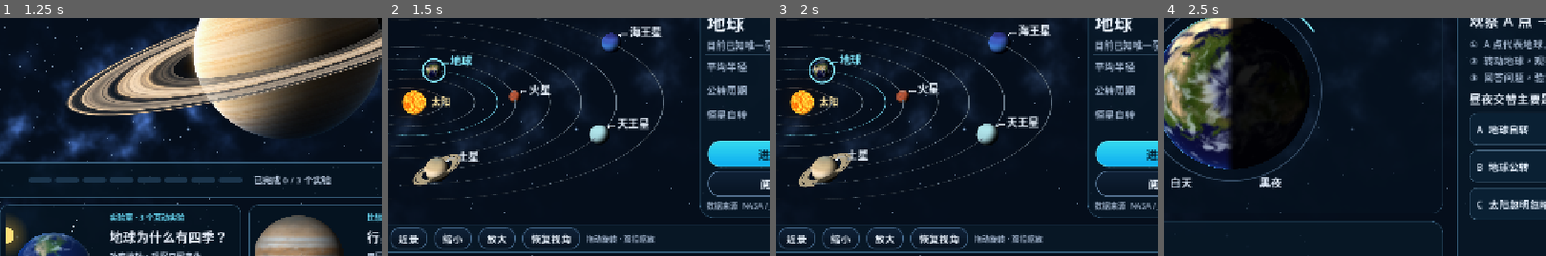
Above: before the commit, frames 1-4 (left to right).
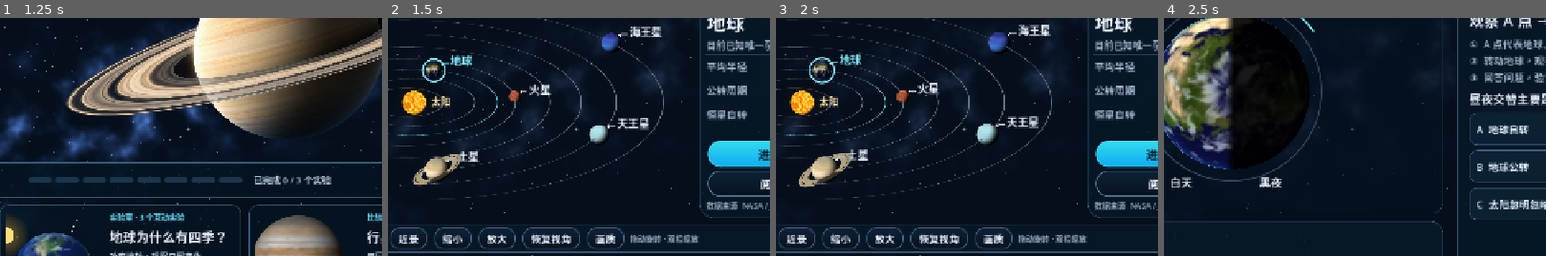
Above: after the commit, the same moments.

Repository: jiapeng-github/solar-system-explorer
Game: Godot game, scene res://scenes/main.tscn
Same seed, same stepped clock (60 frames per second), same inputs: the game is played once before the commit and once after it. Sound files missing from this copy of the repository are replaced by a short silence.
Inputs:
- Up to frame 1 (1.25 s): click "出发" at 0.5 s
- Up to frame 2 (1.5 s): click "探索" at 1.25 s
- Up to frame 3 (2 s): no input
- Up to frame 4 (2.5 s): click "实验室" at 2 s
The pictures show only the part of the screen within x 34-84%, y 29-79%; the shares and areas given below are measured in that part.

Frame 1 is identical in both runs. In frame 2, 0.8% of the frame differs, in the area x 52-82%, y 88-97%; in frame 3, 0.8%; in frame 4, nothing differs.

Commit message:
Fix portrait touch scrolling and expose graphics settings
Let Home and Progress cards pass drag events to the scroll container. Keep HD as the initial preset and restore saved graphics quality. Sample the camera transition deterministically in the regression test.

Diff:
--- a/scripts/app.gd
+++ b/scripts/app.gd
@@ -109,8 +109,6 @@
 		return
 	progress.load_progress()
 	quality.load_settings()
-	# The public app now always starts in HD, including upgrades from older settings.
-	quality.level = 2
 	for i in range(catalog.size()):
 		if catalog[i].id == progress.data.selected:
 			selected_index = i
@@ -180,6 +178,7 @@
 	_body.size_flags_vertical = Control.SIZE_EXPAND_FILL
 	var body_scroll := ScrollContainer.new()
 	_body_scroll = body_scroll
+	body_scroll.scroll_deadzone = 10
 	body_scroll.size_flags_vertical = Control.SIZE_EXPAND_FILL
 	body_scroll.horizontal_scroll_mode = ScrollContainer.SCROLL_MODE_DISABLED
 	_layout.add_child(body_scroll)
@@ -486,6 +485,8 @@
 	zoom_in.custom_minimum_size.x = 44
 	zoom_in.tooltip_text = "放大（也可双指张开或滚轮向上）"
 	_button("恢复视角",controls,func() -> void: _restore_view_from_ui())
+	var quality_button := _button("画质",controls,_show_settings,false,"tap")
+	quality_button.name = "GraphicsQuality"
 	var gesture_hint := _label("拖动旋转 · 双指缩放",controls,13,MUTED)
 	gesture_hint.size_flags_vertical = Control.SIZE_SHRINK_CENTER
 	for control in controls.get_children():
@@ -1091,6 +1092,7 @@
 
 func _input(event: InputEvent) -> void:
 	if page != "explore" or not is_instance_valid(_scene_container): return
+	if _settings.visible or _sources.visible: return
 	if not (event is InputEventScreenTouch or event is InputEventScreenDrag): return
 	var local_event := _scene_container.make_input_local(event)
 	if event is InputEventScreenTouch and event.pressed:
@@ -1131,6 +1133,7 @@
 func _build_settings() -> void:
 	_settings = AcceptDialog.new()
 	_settings.title = "画质设置"
+	_settings.ok_button_text = "完成"
 	_settings.add_theme_stylebox_override("panel",_style(PANEL,16,16))
 	_settings.add_theme_stylebox_override("embedded_border",_style(PANEL,16,16))
 	var content := VBoxContainer.new()
@@ -1138,11 +1141,13 @@
 	_settings.add_child(content)
 	_quality_picker = OptionButton.new()
 	_quality_picker.custom_minimum_size.y = 52
+	_quality_picker.accessibility_name = "画质档位"
 	for preset in quality.PRESETS: _quality_picker.add_item(preset)
 	_quality_picker.select(quality.level)
 	_quality_picker.item_selected.connect(_set_quality)
 	content.add_child(_quality_picker)
-	_quality_note = _label("",content,17,MUTED)
+	CompareControls.option(_quality_picker)
+	_quality_note = _label("当前画质："+quality.PRESETS[quality.level],content,17,MUTED)
 	_label("流畅：关闭抗锯齿、云层和光晕\n均衡：2× 抗锯齿，保留云层与大气\n高清：4× 抗锯齿，增加太阳光晕",content,16,MUTED)
 	_label("设置立即生效并保存在本机。",content,16,MUTED)
 	_button("资料与模型说明",content,func() -> void: _settings.hide(); _show_sources())
@@ -1151,7 +1156,7 @@
 	add_child(_settings)
 
 func _show_settings() -> void:
-	_quality_note.text = "当前画质："+quality.PRESETS[quality.level]
+	world.camera.cancel_gestures()
 	_settings.popup_centered(Vector2i(mini(int(size.x)-40,500),300))
 
 func _set_quality(level: int) -> void:
--- a/scripts/ui/home_page.gd
+++ b/scripts/ui/home_page.gd
@@ -36,6 +36,8 @@
 	return node
 func button(value: String, parent: Node, action: Callable, primary := false) -> Button:
 	var node := Button.new()
+	# Let the page scroll take over a drag that starts on a button.
+	node.mouse_filter = Control.MOUSE_FILTER_PASS
 	node.text = value
 	node.add_theme_font_size_override("font_size",18)
 	node.custom_minimum_size.y = 48
@@ -72,6 +74,7 @@
 	title = label("从这里出发\n探索太阳系",intro,58)
 	label("走近八大行星，亲手发现宇宙的奥秘。",intro,18)
 	var gap := Control.new()
+	gap.mouse_filter = Control.MOUSE_FILTER_IGNORE
 	gap.custom_minimum_size.y = 6
 	intro.add_child(gap)
 	actions = BoxContainer.new()
@@ -81,6 +84,7 @@
 	primary_button.custom_minimum_size.x = 205
 	continue_button = button(("继续探索" if visited > 0 else "认识")+selected_name,actions,func(): continue_requested.emit())
 	var visual := Control.new()
+	visual.mouse_filter = Control.MOUSE_FILTER_IGNORE
 	visual.size_flags_horizontal = Control.SIZE_EXPAND_FILL
 	visual.size_flags_stretch_ratio = .60
 	visual.custom_minimum_size.y = 335
@@ -98,6 +102,7 @@
 	saturn_label.size = Vector2(100,48)
 	visual.resized.connect(func(): saturn_label.position = Vector2(visual.size.x*.81,visual.size.y*.65))
 	var progress_frame := PanelContainer.new()
+	progress_frame.mouse_filter = Control.MOUSE_FILTER_PASS
 	progress_frame.add_theme_stylebox_override("panel",Style.box(Color("051522c0"),14,12))
 	add_child(progress_frame)
 	progress_row = BoxContainer.new()
@@ -116,6 +121,7 @@
 	progress_row.add_child(segments)
 	for i in range(8):
 		var segment := Panel.new()
+		segment.mouse_filter = Control.MOUSE_FILTER_IGNORE
 		segment.custom_minimum_size = Vector2(18,10)
 		segment.size_flags_horizontal = Control.SIZE_EXPAND_FILL
 		var skin := Style.box(Color("51e2f2") if i < visited else Color("1b354c"),5,0)
@@ -135,6 +141,7 @@
 	for i in range(3):
 		var index := i
 		var frame := PanelContainer.new()
+		frame.mouse_filter = Control.MOUSE_FILTER_PASS
 		frame.size_flags_horizontal = Control.SIZE_EXPAND_FILL
 		frame.custom_minimum_size.y = 192
 		frame.add_theme_stylebox_override("panel",Style.box(Color("061623b0"),13,10))
@@ -157,6 +164,7 @@
 		card_titles.append(label(["认识八大行星","地球为什么有四季？","行星有多大？"][i],words,21))
 		label(["从水星到海王星","改变地轴，观察日照变化","用同一比例，比较不同世界"][i],words,14,Color("bdcfe4"))
 		var space := Control.new()
+		space.mouse_filter = Control.MOUSE_FILTER_IGNORE
 		space.size_flags_vertical = Control.SIZE_EXPAND_FILL
 		words.add_child(space)
 		var enter := button("→",words,func(): open_card(index))
@@ -173,6 +181,7 @@
 	add_child(footer)
 	label("↓  核心内容离线可用",footer,13,Color("a5bdd7"))
 	var note := LinkButton.new()
+	note.mouse_filter = Control.MOUSE_FILTER_PASS
 	note.text = "ⓘ  资料与模型说明"
 	note.add_theme_font_size_override("font_size",13)
 	note.custom_minimum_size.y = 24
--- a/scripts/ui/progress_page.gd
+++ b/scripts/ui/progress_page.gd
@@ -40,6 +40,8 @@
 	return node
 func button(value: String, parent: Node, action: Callable, primary := false, cue := "") -> Button:
 	var node := Button.new()
+	# Let the scroll container distinguish taps from drags.
+	node.mouse_filter = Control.MOUSE_FILTER_PASS
 	node.text = value
 	node.custom_minimum_size.y = 32
 	node.add_theme_font_size_override("font_size",14)
@@ -57,6 +59,7 @@
 	return node
 func panel(parent: Node, padding := 8, accented := false) -> VBoxContainer:
 	var frame := PanelContainer.new()
+	frame.mouse_filter = Control.MOUSE_FILTER_PASS
 	var skin := Style.box(Color("051725d9"),12,padding)
 	skin.border_color = Color("44dcec") if accented else Color("37657f")
 	frame.add_theme_stylebox_override("panel",skin)
@@ -118,6 +121,7 @@
 		var metric_row := HBoxContainer.new()
 		card.add_child(metric_row)
 		var icon := TextureRect.new()
+		icon.mouse_filter = Control.MOUSE_FILTER_IGNORE
 		var image := Image.new()
 		var drawing: String = ['<ellipse cx="23" cy="23" rx="15" ry="6"/><circle cx="23" cy="23" r="11"/><path d="M23 12c-8 7 …(222 unchanged characters)…
 		image.load_svg_from_string('<svg xmlns="http://www.w3.org/2000/svg" width="46" height="46"><g fill="none" stroke="#69dff0" stroke-width="1.5"><circle cx="23" cy="23" r="22" stroke="#557e9c"/>'+drawing+'</g></svg>')
--- a/scripts/ui/progress_planet.gd
+++ b/scripts/ui/progress_planet.gd
@@ -6,6 +6,7 @@
 var recommended := false
 var thumb: TextureRect
 func _ready() -> void:
+	mouse_filter = Control.MOUSE_FILTER_PASS
 	custom_minimum_size = Vector2(76,127)
 	tooltip_text = planet_name+" · "+("已探索" if visited else "待探索")
 	accessibility_name = tooltip_text
--- a/tests/run_tests.gd
+++ b/tests/run_tests.gd
@@ -78,7 +78,8 @@
 	app._body.get_node("HomePage").primary_button.pressed.emit()
 	await frames()
 	check(app.world.bodies.size() == 8,"8 rendered planets")
-	check(app.quality.level == 2 and app.viewport.msaa_3d == Viewport.MSAA_4X,"Startup uses HD even after legacy low quality")
+	check(app.quality.level == 0 and app.viewport.msaa_3d == Viewport.MSAA_DISABLED,"Startup applies saved quality to the first exploration view")
+	app._set_quality(2)
 	check(app.page == "explore" and app.world.camera.follow_node == null,"Initial exploration shows overview")
 	app.world.select_body(2,true)
 	await frames()
@@ -143,10 +144,12 @@
 	check(app.world.camera.is_transitioning(),"Overview starts smooth transition")
 	check(app.world.camera.position.distance_to(before_transition) < .01,"Transition starts without jumping")
 	check(is_equal_approx(app.world.bodies[5].scale.x,1.0),"Departure planet does not abruptly enlarge")
-	await create_timer(.15).timeout
-	check(app.world.camera.is_transitioning() and app.world.camera.position.distance_to(before_transition) > .01,"Camera moves through an intermediate pose")
+	# Sample a fixed fraction before yielding so a slow frame cannot skip the middle pose.
+	camera._process(camera.transition_duration * .25)
+	var intermediate_position: Vector3 = camera.position
+	check(camera.is_transitioning() and intermediate_position.distance_to(before_transition) > .01,"Camera moves through an intermediate pose")
 	await capture("explore-v032")
-	check(not app.world.camera.is_transitioning(),"Camera transition settles")
+	check(not camera.is_transitioning() and camera.position.distance_to(intermediate_position) > .01,"Camera transition settles past the intermediate pose")
 	check(app.world.bodies.all(func(body): return body.visible),"Overview restores every planet")
 	var bounds: Rect2 = app.viewport.get_visible_rect()
 	for body in app.world.bodies:
@@ -333,7 +336,10 @@
 	await frames()
 	app.world.select_body(5,true)
 	await capture("saturn-v06")
-	app._show_settings()
+	var quality_button := app._body.find_child("GraphicsQuality",true,false) as Button
+	check(is_instance_valid(quality_button),"Explore toolbar exposes the quality settings")
+	if is_instance_valid(quality_button): quality_button.pressed.emit()
+	check(app._settings.visible,"Quality button opens the settings dialog")
 	await capture("settings-v06")
 	app._go_back()
 	check(not app._settings.visible and app.page == "explore","Back closes settings before navigation")
